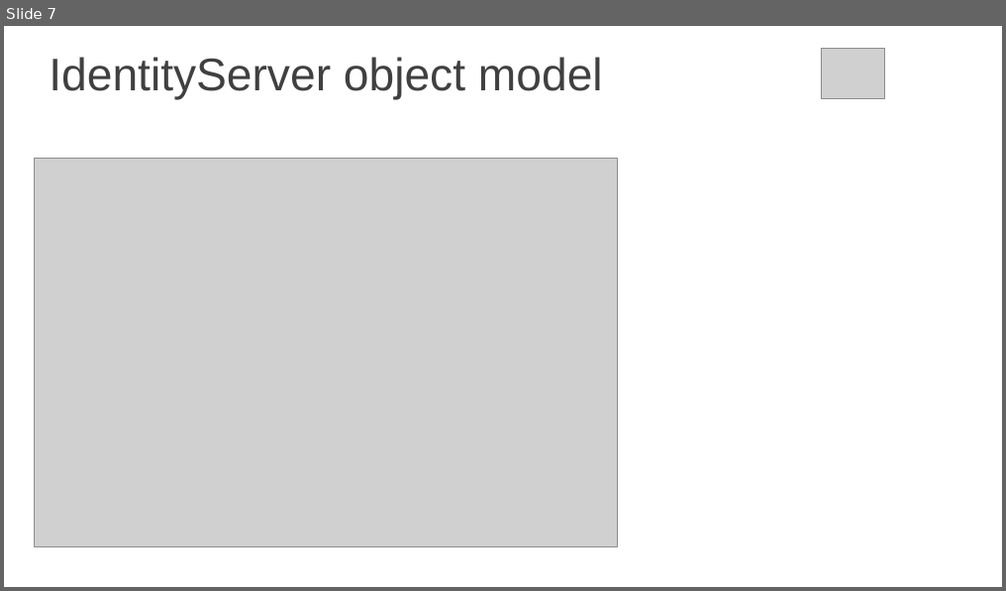
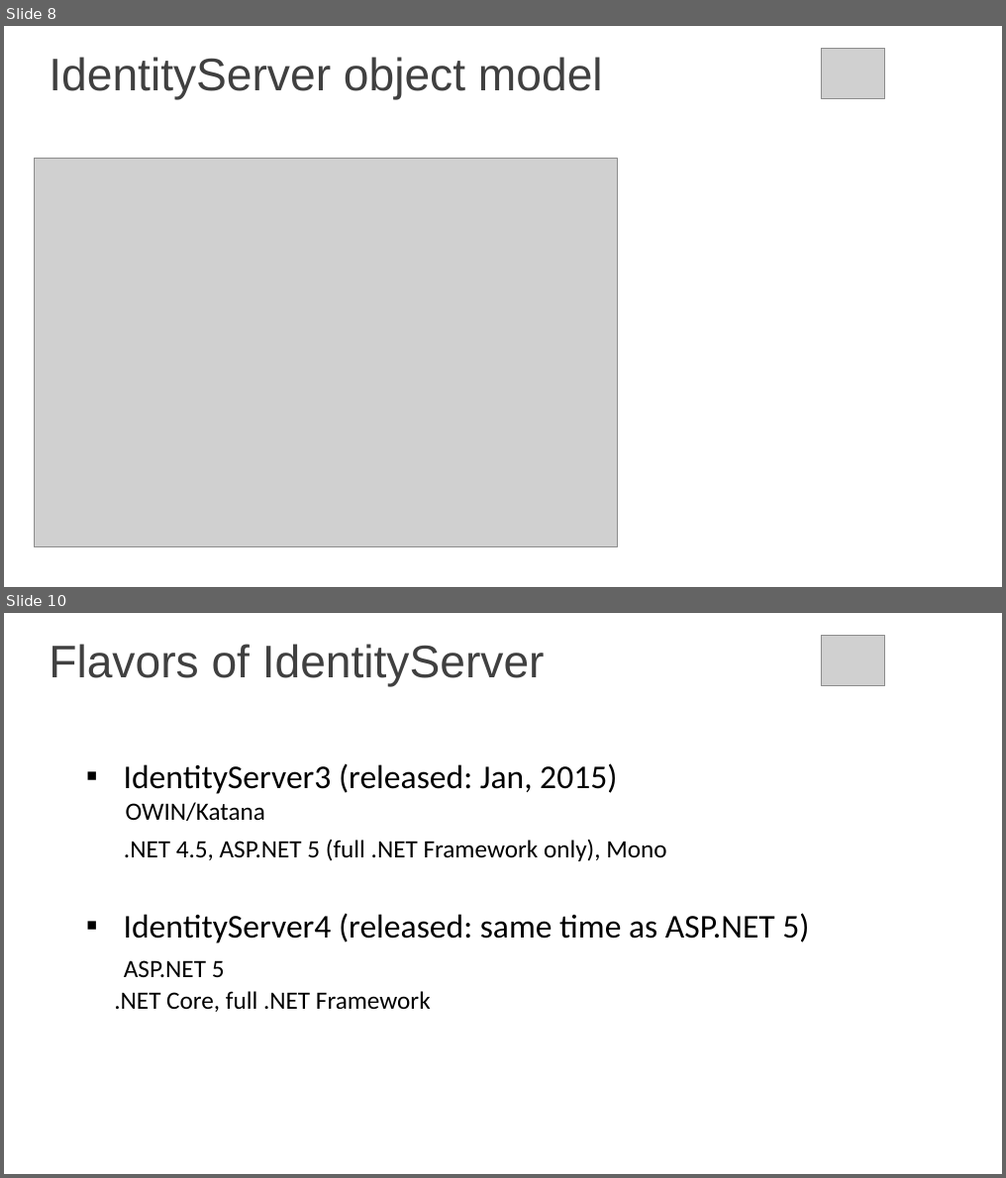
Before and after one commit to itorian/IdentityServer, a slide deck: IdentityServerDemo/IdentityServer.pptx. Shown one above the other, each under a label of ours: slide 7 before the commit, slides 8 and 10 after it; the slides between them are not shown. The pictures are 1006x591 and 1006x1178 pixels, drawn with LibreOffice and Linux fonts; fonts in the diff are those of the drawing; grey boxes stand for pictures; background and template pictures are left out. Boxes give left, top, right and bottom in pixels: in the first picture for what was removed or moved away, otherwise in the second. Text is boxed around its words. In the diff, an @@ line names an element or a change of style, - is before the commit and + after.

```diff
--- a/IdentityServerDemo/IdentityServer.pptx
+++ b/IdentityServerDemo/IdentityServer.pptx
@@ slide 10 added at (4, 613, 1002, 1174), background picture (left out) @@
@@ picture added at (821, 636, 885, 686) @@
@@ title added at (49, 644, 545, 686), 44 pt, text #404040 @@
+Flavors of IdentityServer
@@ text added at (114, 763, 809, 1012), 24 pt, text #000000 @@
+▪ IdentityServer3 (released: Jan, 2015)
+OWIN/Katana
+.NET 4.5, ASP.NET 5 (full .NET Framework only), Mono
+▪ IdentityServer4 (released: same time as ASP.NET 5)
+ASP.NET 5
+.NET Core, full .NET Framework
@@ what was slide 7 is now slide 8 @@
```
Also in this commit, not shown: 3 slides changed, 1 other slide added.
